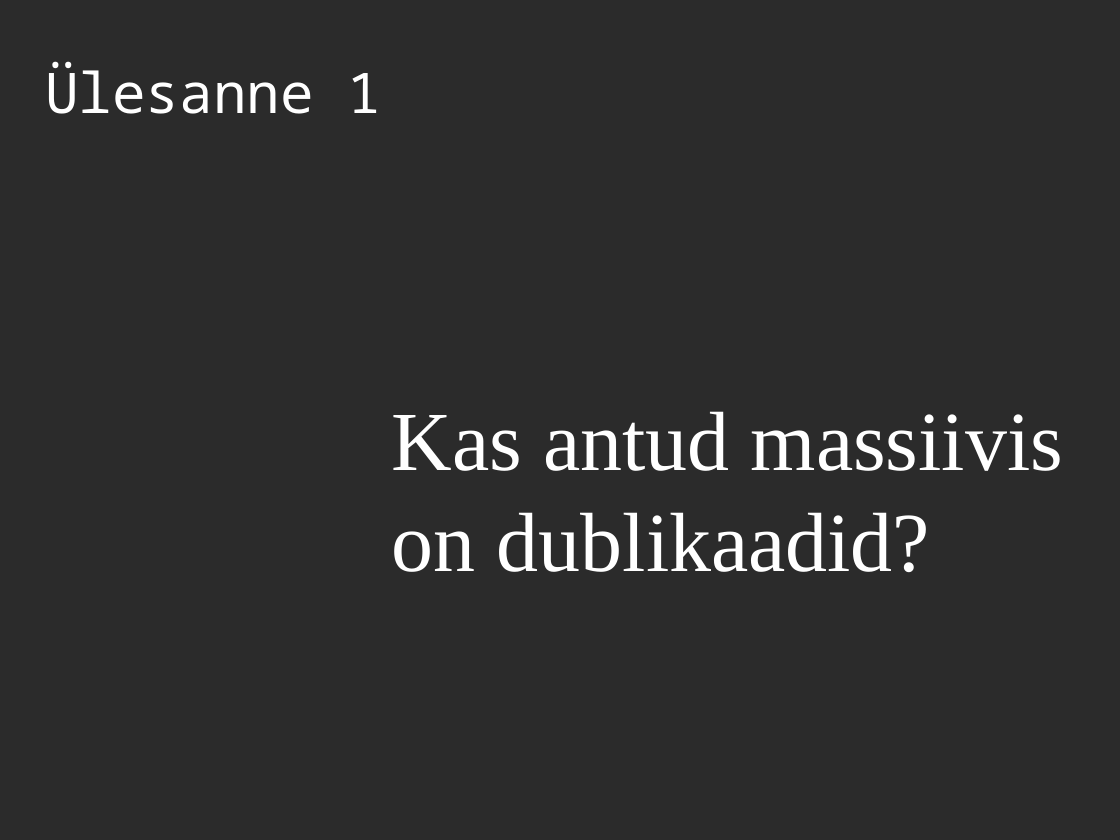
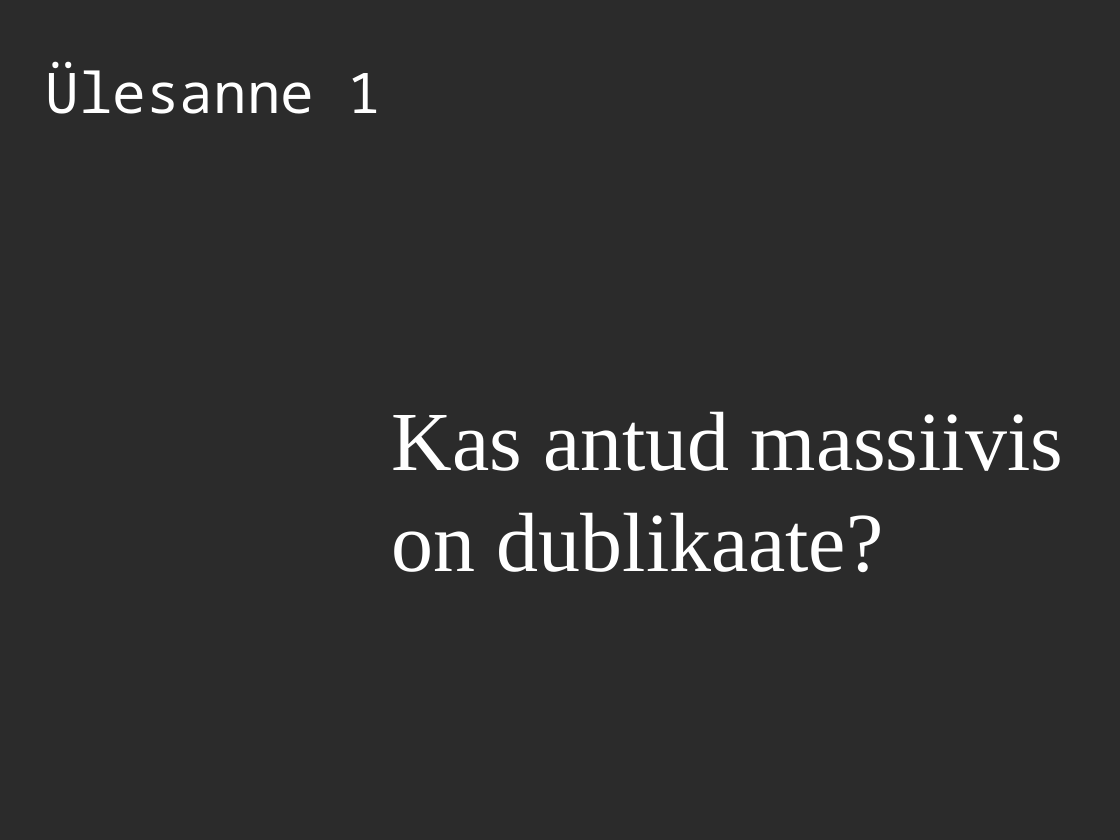
Before and after one commit to asolntsev/presentations, a slide deck: slide 14 of kiss/kiss.devclub-ee.est.ppt. Drawn at 1120x840 pixels with LibreOffice and Linux fonts; fonts in the diff are those of the drawing; background and template pictures are left out; a plain dark background stands for a picture behind light text. Boxes give left, top, right and bottom in pixels: in the first picture for what was removed or moved away, otherwise in the second. Text is boxed around its words. In the diff, an @@ line names an element or a change of style, - is before the commit and + after.

```diff
--- a/kiss/kiss.devclub-ee.est.ppt
+++ b/kiss/kiss.devclub-ee.est.ppt
@@ text at bbox=[392, 512, 884, 572]: text changed @@
-on dublikaadid?
+on dublikaate?
```
Also in this commit, not shown: 8 other slides changed, 2 slides added, 2 slides removed.
